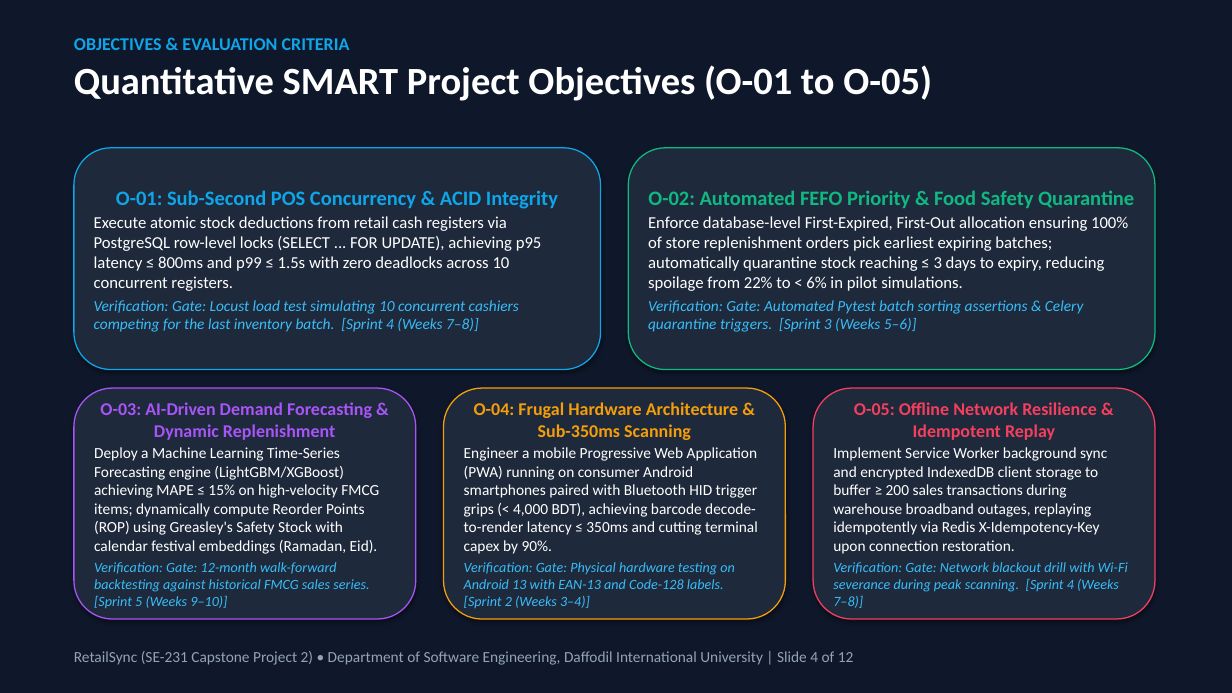
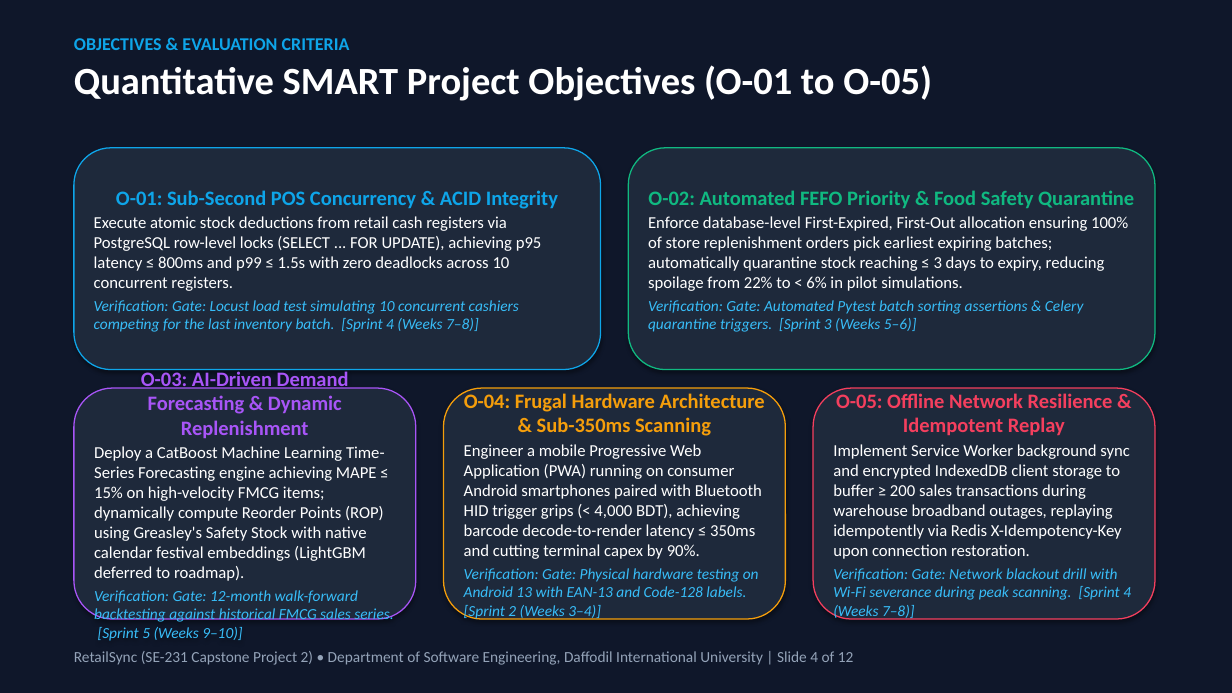
Before and after one commit to Likhon545466/retailsync, a slide deck: slide 4 of proposal/RetailSync_Capstone_Proposal_Defense_Deck.pptx. Drawn at 1232x693 pixels with LibreOffice and Linux fonts; fonts in the diff are those of the drawing. Boxes give left, top, right and bottom in pixels: in the first picture for what was removed or moved away, otherwise in the second. Text is boxed around its words. In the diff, an @@ line names an element or a change of style, - is before the commit and + after.

Commit message:
fix(defense-sync): synchronize presentation slides, pptx, docx, and showcase with CatBoost and SKIP LOCKED

```diff
--- a/proposal/RetailSync_Capstone_Proposal_Defense_Deck.pptx
+++ b/proposal/RetailSync_Capstone_Proposal_Defense_Deck.pptx
@@ rounded rectangle "O-01: Sub-Second POS Concurrency & ..." at (x1=74, y1=148, x2=601, y2=370): proportions changed @@
@@ rounded rectangle "O-03: AI-Driven Demand Forecasting & ..." at (x1=74, y1=388, x2=416, y2=619): proportions changed @@
@@ text in rounded rectangle at (x1=94, y1=369, x2=393, y2=641): size 14 to 16 pt in "O-03: AI-Driven Demand Forecasting & Dynamic Replenishment"; size 11 to 12 pt in "Verification: Gate: 12-month walk-forward backtesting agains ..." @@
@@ rounded rectangle "O-04: Frugal Hardware Architecture & ..." at (x1=444, y1=388, x2=786, y2=619): size 14 to 16 pt in "O-04: Frugal Hardware Architecture & Sub-350ms Scanning"; size 12 to 13 pt in "Engineer a mobile Progressive Web Application (PWA) ..."; size 11 to 12 pt in "Verification: Gate: Physical hardware testing on Android ..."; proportions changed @@
@@ rounded rectangle "O-05: Offline Network Resilience & ..." at (x1=813, y1=388, x2=1155, y2=619): size 14 to 16 pt in "O-05: Offline Network Resilience & Idempotent Replay"; size 12 to 13 pt in "Implement Service Worker background sync and encrypted ..."; size 11 to 12 pt in "Verification: Gate: Network blackout drill with Wi-Fi ..."; proportions changed @@
@@ text in rounded rectangle at (x1=94, y1=446, x2=385, y2=581): text changed; size 12 to 13 pt @@
-Deploy a Machine Learning Time-Series Forecasting engine (LightGBM/XGBoost) achieving MAPE ≤ 15% on high-velocity FMCG items; dynamically compute Reorder Points (ROP) using Greasley's Safety Stock with calendar festival embeddings (Ramadan, Eid).
+Deploy a CatBoost Machine Learning Time-Series Forecasting engine achieving MAPE ≤ 15% on high-velocity FMCG items; dynamically compute Reorder Points (ROP) using Greasley's Safety Stock with native calendar festival embeddings (LightGBM deferred to roadmap).
```
Also in this commit, not shown: 11 other slides changed, 6 other files.
